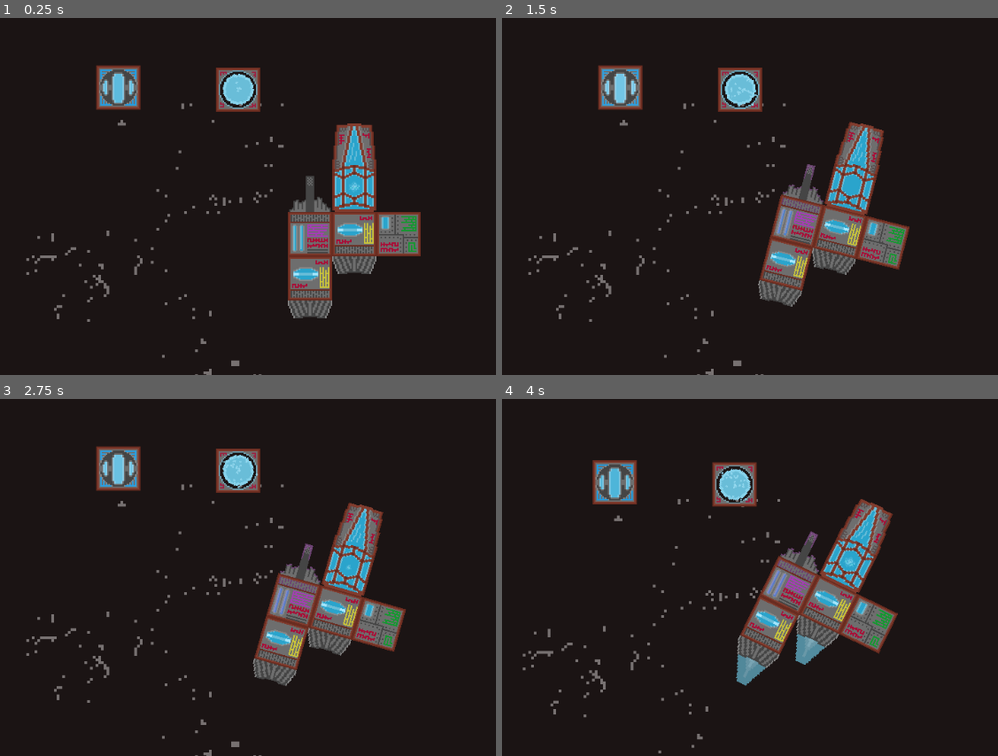
Above: before the commit, frames 1-4 (two rows, left to right).
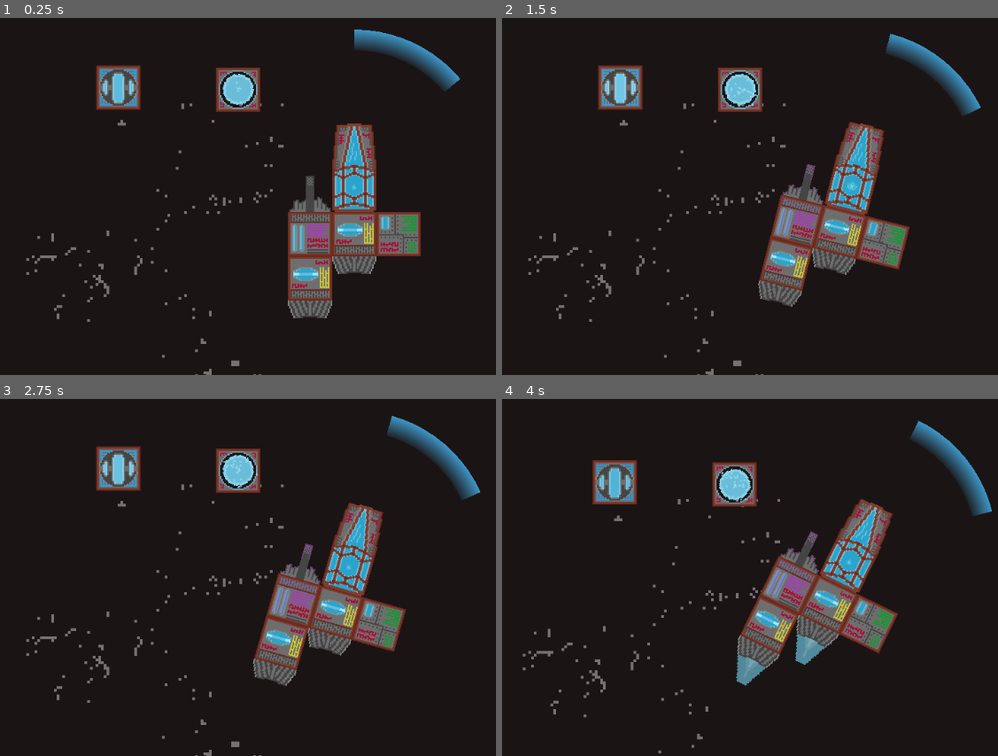
Above: after the commit, the same moments.

Repository: CiaranWoodward/LD45
Game: Godot game, scene res://Space.tscn
The game is run twice, just before and just after one commit, with the same random seed, the same clock (stepped at 60 frames per second) and the same inputs.
Inputs:
- Up to frame 1 (0.25 s): no input
- Up to frame 2 (1.5 s): tap Enter at 0.5 s; hold D (rot_right) 0.53-1.28 s; hold Space (shoot) 0.53-1.28 s; hold A (rot_left) from 1.28 s (still down); tap Space (shoot) at 1.35 s
- Up to frame 3 (2.75 s): release A (rot_left) at 2.03 s; hold D (rot_right) from 2.03 s (still down); hold Space (shoot) from 2.03 s (still down)
- Up to frame 4 (4 s): release D (rot_right) at 2.78 s; release Space (shoot) at 2.78 s; hold W (thrust) 2.78-3.53 s; tap Space (shoot) at 2.85 s; hold A (rot_left) from 3.53 s (still down); hold Space (shoot) from 3.53 s (still down)

The runs differ from the first frame. In frame 1, 1.3% of the frame differs, in the area x 70-93%, y 3-49%; in frame 2, 1.3%, in the area x 69-97%, y 4-49%; in frame 3, 1.3%; in frame 4, 1.3%.

Commit message:
add shield drawing

Diff:
--- /dev/null
+++ b/Shield.gd
@@ -0,0 +1,40 @@
+extends StaticBody2D
+
+# Declare member variables here. Examples:
+# var a = 2
+# var b = "text"
+const SHIELD_THICKNESS = 30
+
+# Called when the node enters the scene tree for the first time.
+func _ready():
+	pass # Replace with function body.
+
+# Called every frame. 'delta' is the elapsed time since the previous frame.
+#func _process(delta):
+#	pass
+
+func _draw():
+	var radius = 200
+	var angle_from = 0
+	var angle_to = 50
+	for ang in range(angle_from, angle_to, 10):
+		draw_circle_arc_thick(radius, ang, ang+10)
+
+func draw_circle_arc_thick(radius, angle_from, angle_to):
+	var nb_points = 2
+	var points_arc = PoolVector2Array()
+	var center = self.get_position()
+	var color_array = []
+
+	for i in range(nb_points + 1):
+		var angle_point = deg2rad(angle_from + i * (angle_to - angle_from) / nb_points - 90)
+		points_arc.push_back(center + Vector2(cos(angle_point), sin(angle_point)) * radius)
+		color_array.push_back(Color(1.0, 1.0, 1.0, 1.0))
+
+	for i in range(nb_points + 1):
+		var angle_point = deg2rad(angle_to + i * (angle_from - angle_to) / nb_points - 90)
+		points_arc.push_back(center + Vector2(cos(angle_point), sin(angle_point)) * (radius - SHIELD_THICKNESS))
+		color_array.push_back(Color(1.0, 1.0, 1.0, 0.1))
+
+	var colors = PoolColorArray(color_array)
+	draw_polygon(points_arc, colors)
--- a/Space.tscn
+++ b/Space.tscn
@@ -6,12 +6,13 @@
 [ext_resource path="res://sprites/coffin1.png" type="Texture" id=4]
 [ext_resource path="res://sprites/coffin2.png" type="Texture" id=5]
 [ext_resource path="res://sprites/coffin3.png" type="Texture" id=6]
-[ext_resource path="res://sprites/stars0.png" type="Texture" id=7]
-[ext_resource path="res://sprites/stars1.png" type="Texture" id=8]
-[ext_resource path="res://sprites/stars2.png" type="Texture" id=9]
-[ext_resource path="res://AnimatedSprite.gd" type="Script" id=10]
-[ext_resource path="res://Core.tscn" type="PackedScene" id=11]
-[ext_resource path="res://Reactor.tscn" type="PackedScene" id=12]
+[ext_resource path="res://Shield.gd" type="Script" id=7]
+[ext_resource path="res://sprites/stars0.png" type="Texture" id=8]
+[ext_resource path="res://sprites/stars1.png" type="Texture" id=9]
+[ext_resource path="res://sprites/stars2.png" type="Texture" id=10]
+[ext_resource path="res://AnimatedSprite.gd" type="Script" id=11]
+[ext_resource path="res://Core.tscn" type="PackedScene" id=12]
+[ext_resource path="res://Reactor.tscn" type="PackedScene" id=13]
 
 [sub_resource type="PhysicsMaterial" id=4]
 
@@ -50,7 +51,7 @@
 scale = Vector2( 2, 2 )
 frames = SubResource( 1 )
 animation = "Breathing"
-frame = 4
+frame = 1
 playing = true
 
 [node name="CollisionShape2D" type="CollisionShape2D" parent="PlayerCore"]
@@ -64,6 +65,10 @@
 position = Vector2( -32, 0 )
 format = 1
 
+[node name="Shield" type="StaticBody2D" parent="PlayerCore"]
+modulate = Color( 0.27451, 0.694118, 0.92549, 0.839216 )
+script = ExtResource( 7 )
+
 [node name="AnimatedSprite" type="AnimatedSprite" parent="."]
 modulate = Color( 1, 1, 1, 0.380392 )
 position = Vector2( 207.354, 415.591 )
Not shown: 3 places in Space.tscn that only renumber resources
